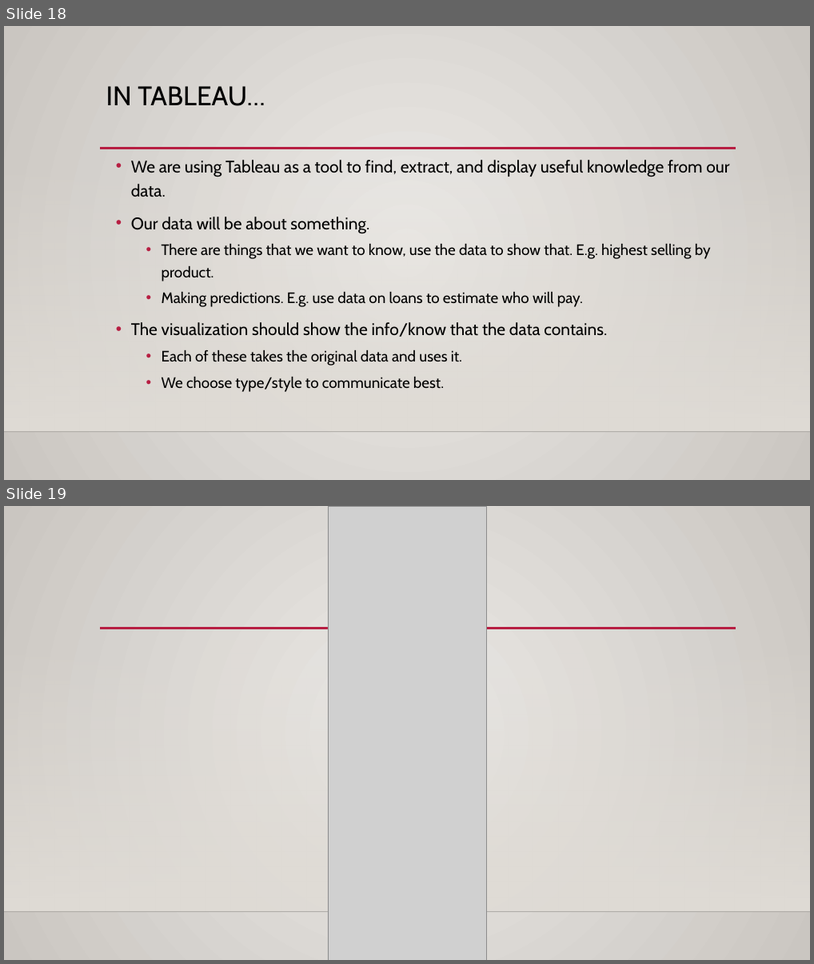
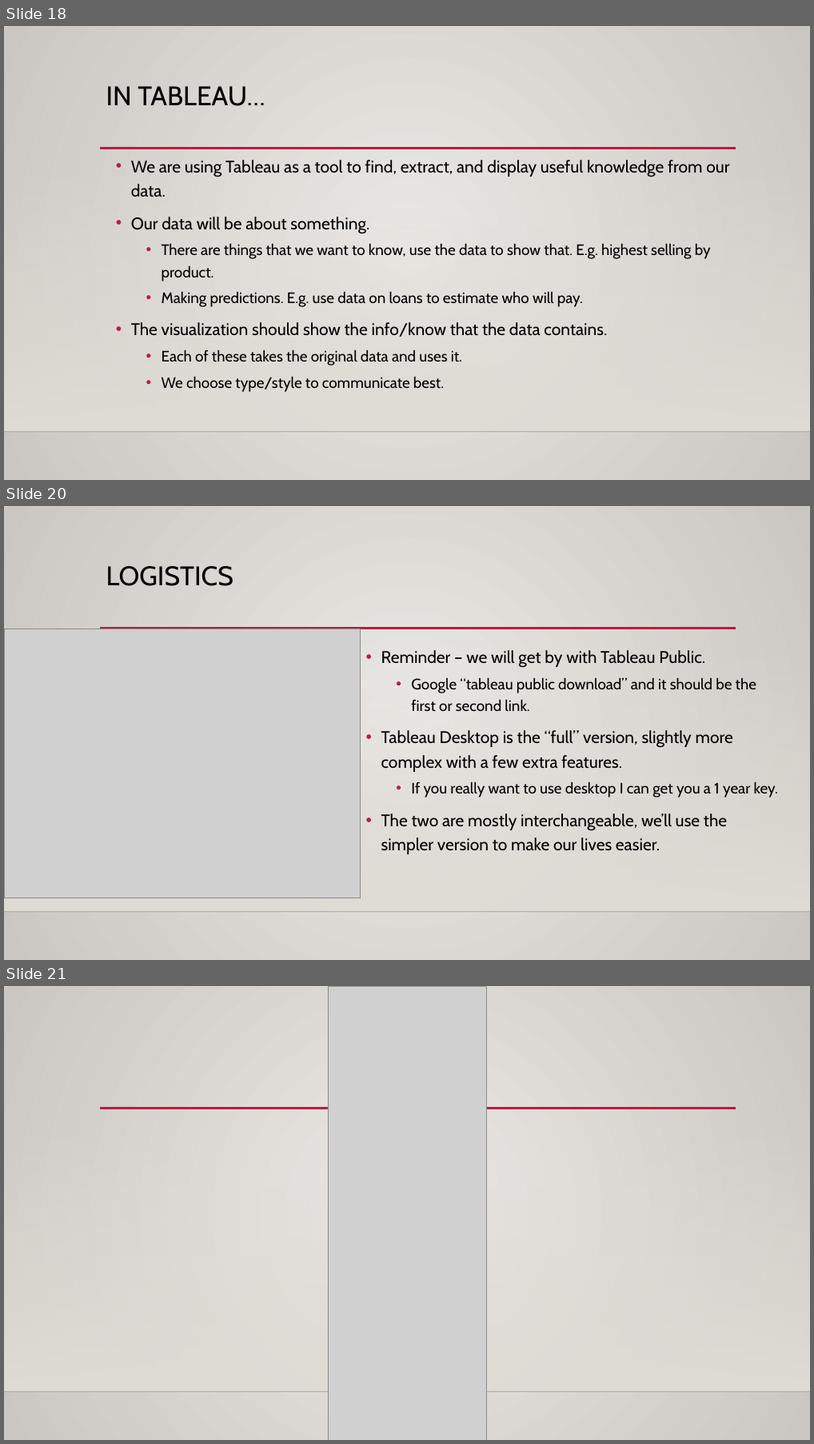
Before and after one commit to AkeemSemper/ml_datasets, a slide deck: slides/chapter_1_2.pptx. Shown one above the other, each under a label of ours: slides 18 and 19 before the commit, slides 18, 20 and 21 after it; the slides between them are not shown. The pictures are 814x964 and 814x1444 pixels, drawn with LibreOffice and Linux fonts; fonts in the diff are those of the drawing; grey boxes stand for pictures; background and template pictures are left out. Boxes give left, top, right and bottom in pixels: in the first picture for what was removed or moved away, otherwise in the second. Text is boxed around its words. In the diff, an @@ line names an element or a change of style, - is before the commit and + after.

```diff
--- a/slides/chapter_1_2.pptx
+++ b/slides/chapter_1_2.pptx
@@ slide 20 added at <box>4,506,810,960</box>, background gradient #ECEAE7 to #CAC7C1; not listed: 3 template elements that a slide beside it also shows @@
@@ title added at <box>106,566,234,586</box>, 32 pt, text #000000 @@
+LOGISTICS
@@ picture added at <box>4,629,360,898</box> @@
@@ text added at <box>382,650,778,854</box>, 20 pt, text #000000 @@
+• Reminder – we will get by with Tableau Public.
+  • Google “tableau public download” and it should be the first or second link.
+• Tableau Desktop is the “full” version, slightly more complex with a few extra features.
+  • If you really want to use desktop I can get you a 1 year key.
+• The two are mostly interchangeable, we’ll use the simpler version to make our lives easier.
@@ what was slide 19 is now slide 21 @@
```
Also in this commit, not shown: 1 other slide added, 3 other files.
